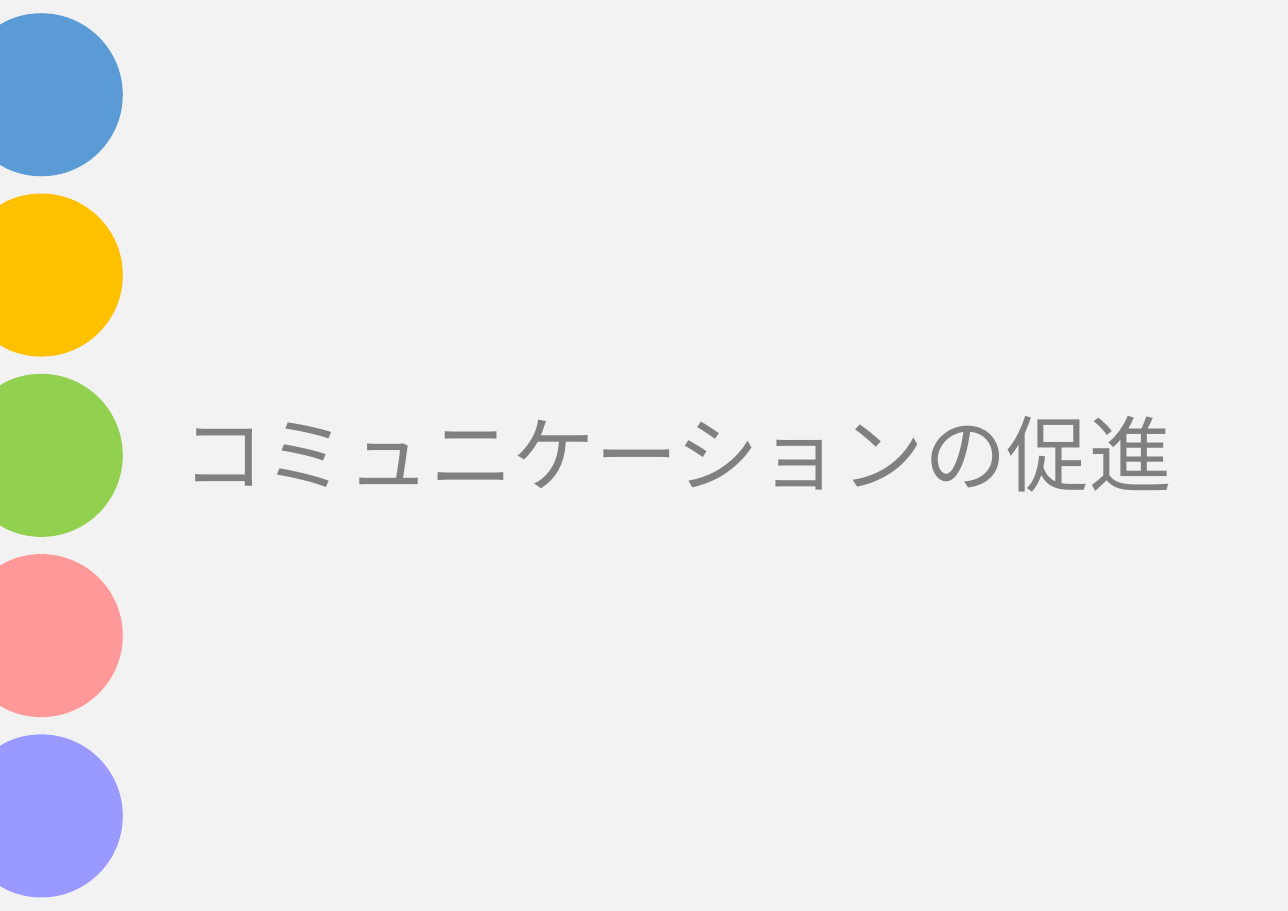
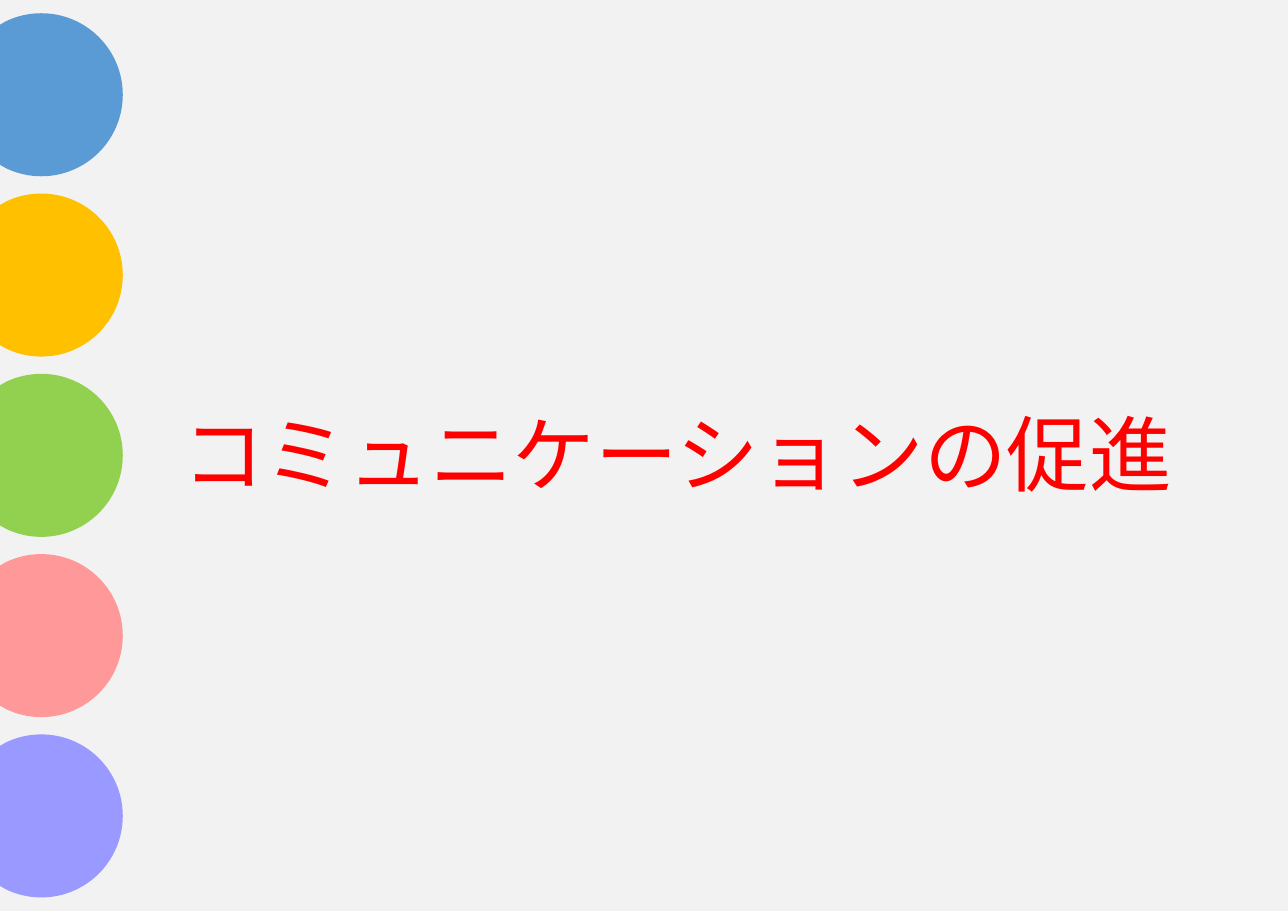
Before and after one commit to asojketest1/test, a slide deck: slide 24 of Funanaプレゼン.pptx (slide 21 before the commit). Drawn at 1288x911 pixels with LibreOffice and Linux fonts; fonts in the diff are those of the drawing. Boxes give left, top, right and bottom in pixels: in the first picture for what was removed or moved away, otherwise in the second. Text is boxed around its words. In the diff, an @@ line names an element or a change of style, - is before the commit and + after.

```diff
--- a/Funanaプレゼン.pptx
+++ b/Funanaプレゼン.pptx
@@ title "コミュニケーションの促進" at (x1=182, y1=416, x2=1172, y2=492): text colour #808080 to #FF0000 @@
```
Also in this commit, not shown: 8 other slides changed, 10 slides added, 6 slides removed.
